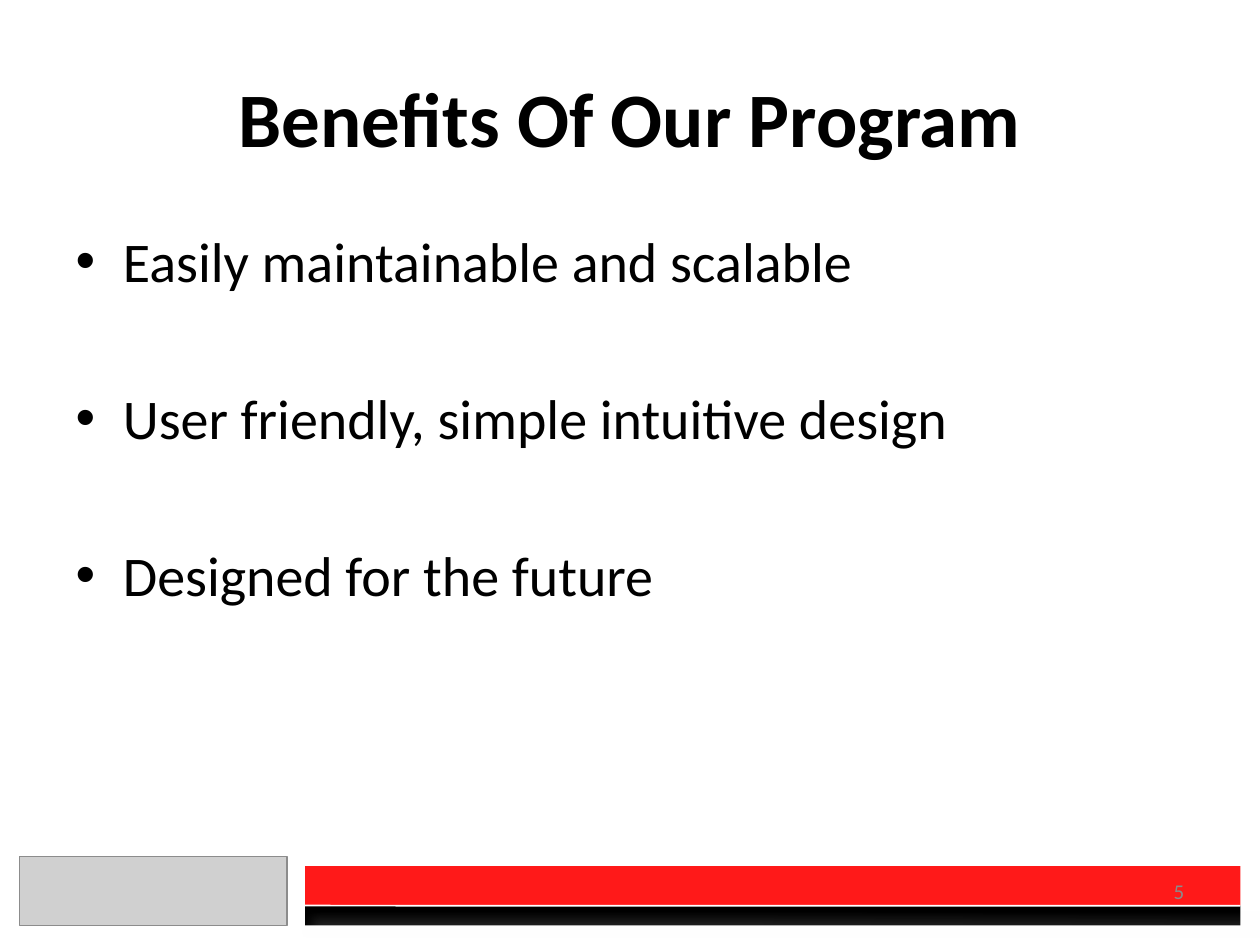
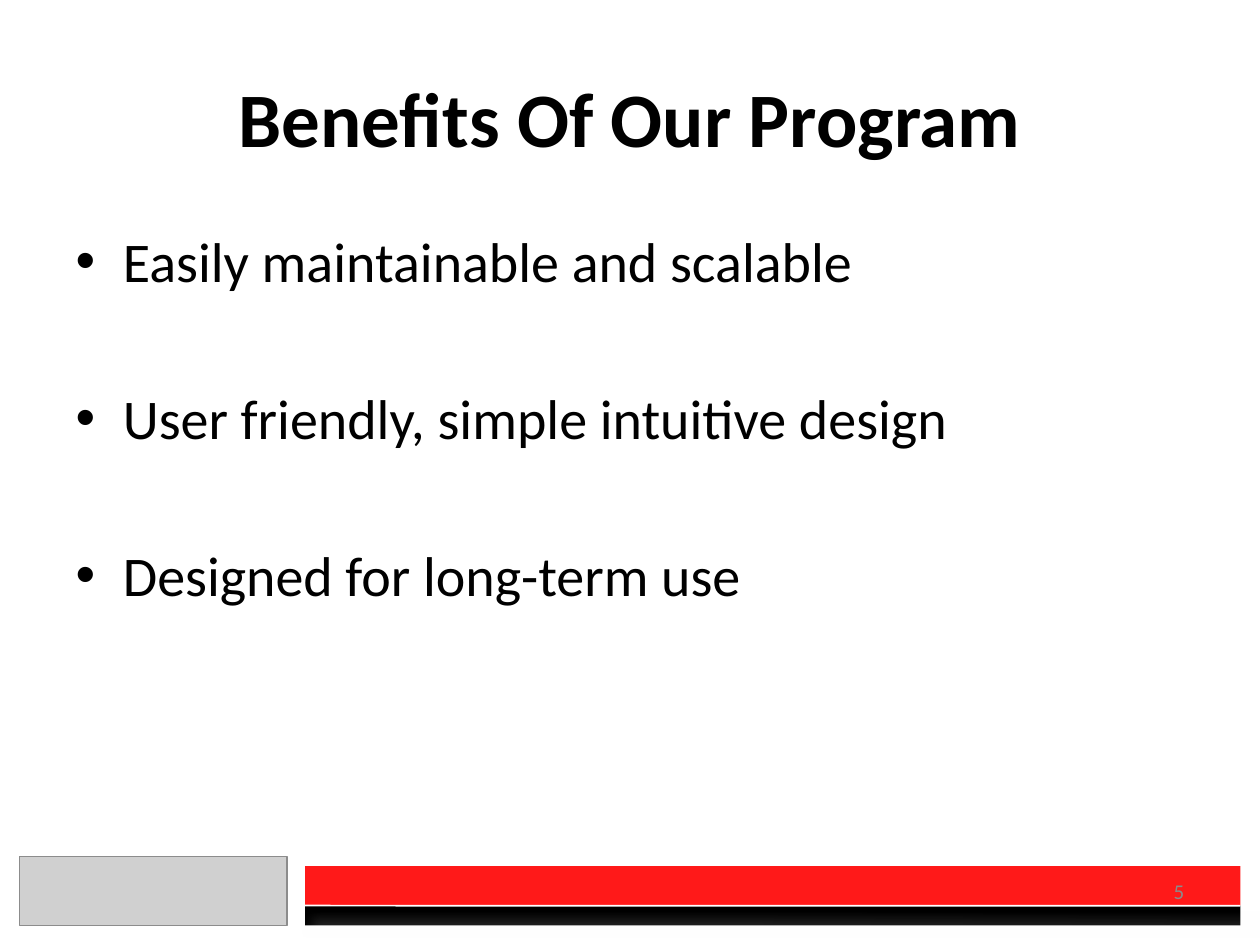
Before and after one commit to charberg/CEC2016, a slide deck: slide 5 of Presentation.pptx. Drawn at 1260x945 pixels with LibreOffice and Linux fonts; fonts in the diff are those of the drawing; grey boxes stand for pictures. Boxes give left, top, right and bottom in pixels: in the first picture for what was removed or moved away, otherwise in the second. Text is boxed around its words. In the diff, an @@ line names an element or a change of style, - is before the commit and + after.

Commit message:
Presentation stuff, fixed typo

```diff
--- a/Presentation.pptx
+++ b/Presentation.pptx
@@ text at (123, 557, 740, 606): text changed @@
-• Designed for the future
+• Designed for long-term use
```
Also in this commit, not shown: 4 other slides changed, 1 other file.
